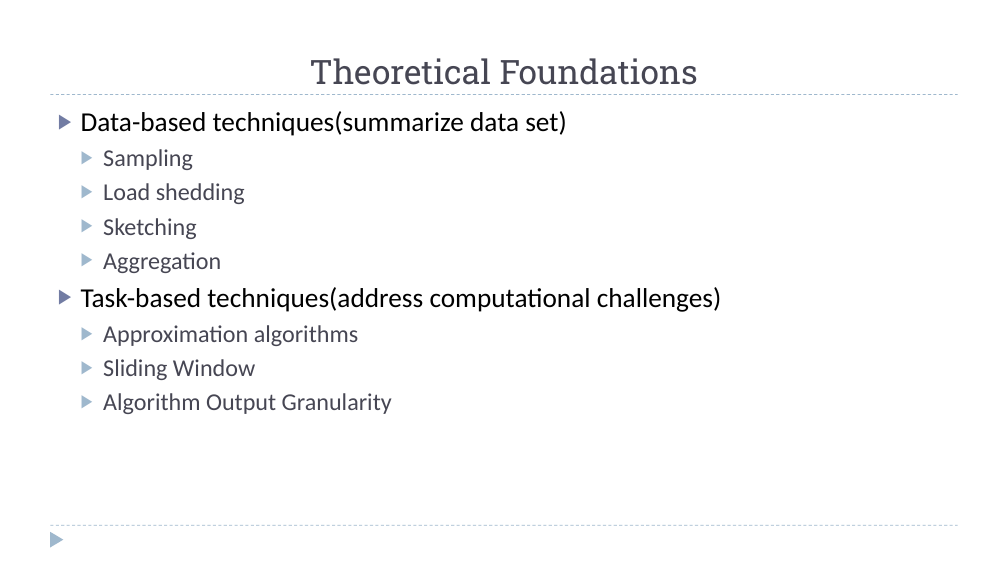
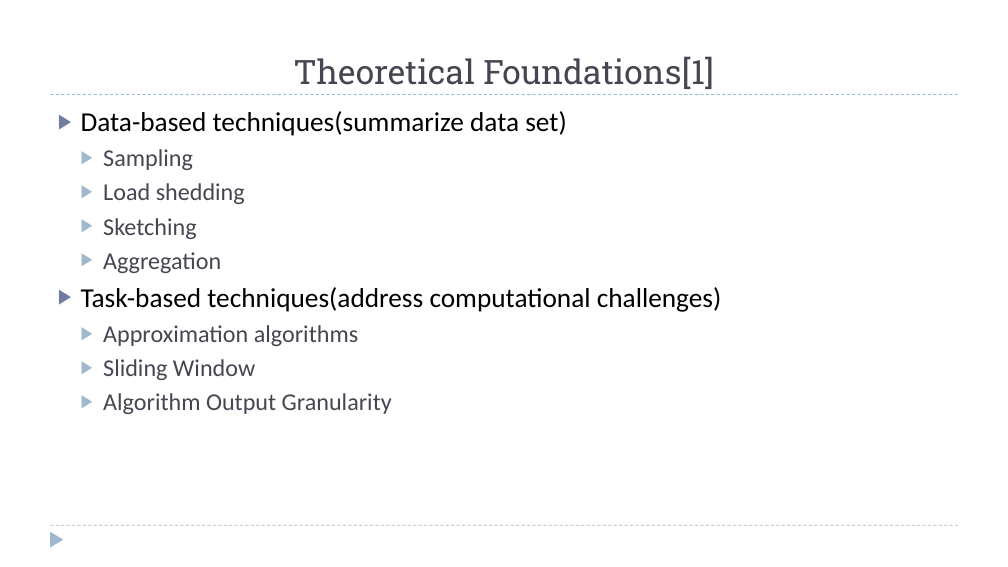
Before and after one commit to zixiaojindao/time-series-survey, a slide deck: slide 3 of slide/data stream mining.pptx. Drawn at 1008x567 pixels with LibreOffice and Linux fonts; fonts in the diff are those of the drawing. Boxes give left, top, right and bottom in pixels: in the first picture for what was removed or moved away, otherwise in the second. Text is boxed around its words. In the diff, an @@ line names an element or a change of style, - is before the commit and + after.

```diff
--- a/slide/data stream mining.pptx
+++ b/slide/data stream mining.pptx
@@ title at (294,56,714,89): text changed @@
-Theoretical Foundations
+Theoretical Foundations[1]
```
Also in this commit, not shown: 1 other slide changed, 1 slide added, 1 other file.
